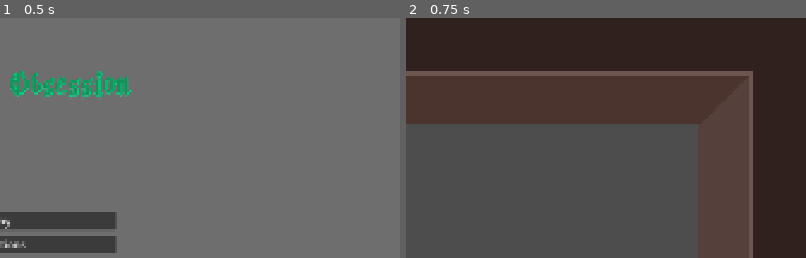
Above: before the commit, frames 1-2 (left to right).
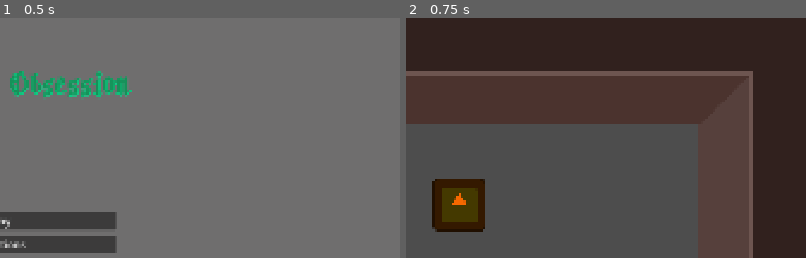
Above: after the commit, the same moments.

Repository: AvatarKeing/GameJam22
Game: Godot game, scene res://Scenes/menu.tscn
The game is run twice, just before and just after one commit, with the same random seed, the same clock (stepped at 60 frames per second) and the same inputs. The engine's default icon, where the game draws it, is replaced by a stand-in: a white triangle on a blue panel in a dark square.
Inputs:
- Up to frame 1 (0.5 s): no input
- Up to frame 2 (0.75 s): click "Play" at 0.5 s
The pictures show only the part of the screen within x 50-100%, y 0-50%; the shares and areas given below are measured in that part.

Frame 1 is identical in both runs. In frame 2, 2.9% of the frame differs, in the area x 6-20%, y 67-90%.

Commit message:
Add crossbow

Diff:
--- a/Scenes/Level1.tscn
+++ b/Scenes/Level1.tscn
@@ -3,6 +3,7 @@
 [ext_resource type="PackedScene" uid="uid://btunge53iyc6r" path="res://Scenes/ghost.tscn" id="1_2llne"]
 [ext_resource type="Texture2D" uid="uid://d3o3mp2uncauy" path="res://Sprites/WallTiles.png" id="1_joc8x"]
 [ext_resource type="PackedScene" uid="uid://nlywkm7o2xm0" path="res://Scenes/body.tscn" id="2_q12u6"]
+[ext_resource type="PackedScene" uid="uid://bi0bm6bhqas3u" path="res://Scenes/crossbow.tscn" id="3_joc8x"]
 
 [sub_resource type="TileSetAtlasSource" id="TileSetAtlasSource_jghel"]
 texture = ExtResource("1_joc8x")
@@ -151,3 +152,6 @@
 [node name="CollisionShape2D" type="CollisionShape2D" parent="Borders/BottomBorder" unique_id=1206794276 groups=["Border"]]
 position = Vector2(770, 0)
 shape = SubResource("RectangleShape2D_q12u6")
+
+[node name="Area2D" parent="." unique_id=592380359 instance=ExtResource("3_joc8x")]
+position = Vector2(1088, 448)
--- /dev/null
+++ b/Scenes/crossbow.tscn
@@ -0,0 +1,39 @@
+[gd_scene format=3 uid="uid://bi0bm6bhqas3u"]
+
+[ext_resource type="Script" uid="uid://qi6pgu5fkgbx" path="res://Scripts/crossbow.gd" id="1_1kmap"]
+[ext_resource type="Texture2D" uid="uid://c1yqkgaquxe21" path="res://icon.svg" id="2_rseqn"]
+
+[sub_resource type="RectangleShape2D" id="RectangleShape2D_q0t65"]
+size = Vector2(46, 128)
+
+[sub_resource type="Gradient" id="Gradient_1kmap"]
+
+[sub_resource type="GradientTexture2D" id="GradientTexture2D_m1hyp"]
+gradient = SubResource("Gradient_1kmap")
+width = 16
+
+[sub_resource type="RectangleShape2D" id="RectangleShape2D_mxam5"]
+size = Vector2(128, 128)
+
+[node name="Sprite2D" type="Sprite2D" unique_id=1832230325]
+modulate = Color(0.9599789, 0.40782756, 0, 1)
+texture = ExtResource("2_rseqn")
+script = ExtResource("1_1kmap")
+
+[node name="Arrow" type="Area2D" parent="." unique_id=1216602162]
+collision_layer = 2
+collision_mask = 2
+
+[node name="CollisionShape2D" type="CollisionShape2D" parent="Arrow" unique_id=975470393]
+shape = SubResource("RectangleShape2D_q0t65")
+
+[node name="Sprite2D" type="Sprite2D" parent="Arrow" unique_id=847673003]
+position = Vector2(0.665, 0)
+texture = SubResource("GradientTexture2D_m1hyp")
+
+[node name="BodyBase" type="Area2D" parent="." unique_id=515577231 groups=["Possessables"]]
+
+[node name="CollisionShape2D" type="CollisionShape2D" parent="BodyBase" unique_id=989643473]
+shape = SubResource("RectangleShape2D_mxam5")
+
+[connection signal="area_entered" from="Arrow" to="." method="_on_arrow_area_entered"]
--- /dev/null
+++ b/Scripts/crossbow.gd
@@ -0,0 +1,52 @@
+extends Sprite2D
+
+# State Machine
+enum moveState {DEAD, FOCUS}
+var currentState
+var possessor
+
+# Grid Variables
+@export_category("Grid Variables")
+@export var object_position: Vector2 = Vector2(832, 320)
+
+const rotate_speed : float = 1.0
+
+func _ready() -> void:
+	currentState = moveState.DEAD
+	reset_arrow()
+
+func _process(delta: float) -> void:
+	if currentState == moveState.FOCUS:
+		if Input.is_action_pressed("left"):
+			rotate(-rotate_speed * delta)
+		if Input.is_action_pressed("right"):
+			rotate(rotate_speed * delta)
+
+func unposses() -> void:
+	_shoot()
+
+var shoot_tween : Tween
+
+func _shoot() -> void:
+	if shoot_tween != null:
+		shoot_tween.kill()
+
+	$Arrow.visible = true
+	$Arrow.process_mode = Node.PROCESS_MODE_INHERIT
+	shoot_tween = create_tween()
+	shoot_tween.tween_property($Arrow, "position", Vector2(0.0, -3000.0), 2.0)
+	shoot_tween.tween_callback(reset_arrow)
+
+func reset_arrow() -> void:
+	if shoot_tween != null:
+		shoot_tween.kill()
+	$Arrow.visible = false
+	$Arrow.position = Vector2.ZERO
+	$Arrow.process_mode = Node.PROCESS_MODE_DISABLED
+
+func _on_arrow_area_entered(_area: Area2D) -> void:
+	# TODO: Call whatever function on the object
+
+	if shoot_tween != null:
+		shoot_tween.kill()
+	reset_arrow()
--- a/Scripts/ghost.gd
+++ b/Scripts/ghost.gd
@@ -19,7 +19,7 @@
 
 # possession variables
 var can_possess = false
-var object_to_possess = null
+var object_to_possess : Node = null
 
 func _ready() -> void:
 	currentState = ghostState.FOCUS
@@ -100,6 +100,9 @@
 	object_to_possess.currentState = object_to_possess.moveState.FOCUS
 
 func leave_host():
+	if object_to_possess.has_method("unposses"):
+		object_to_possess.unposses()
+
 	currentState = ghostState.FOCUS
 	position = object_to_possess.position
 	ghost_position = object_to_possess.object_position
Not shown, added: Scripts/crossbow.gd.uid
